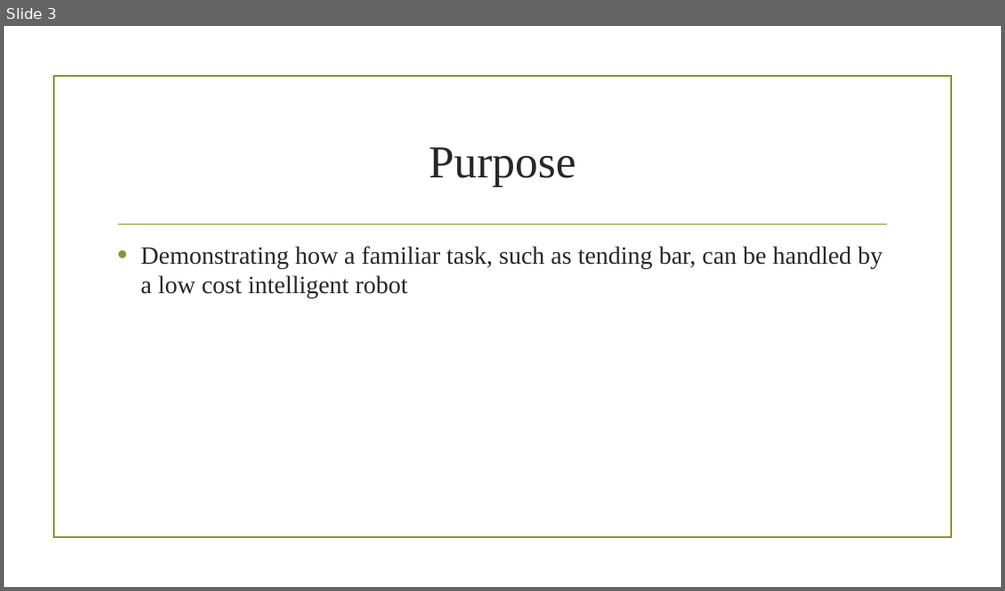
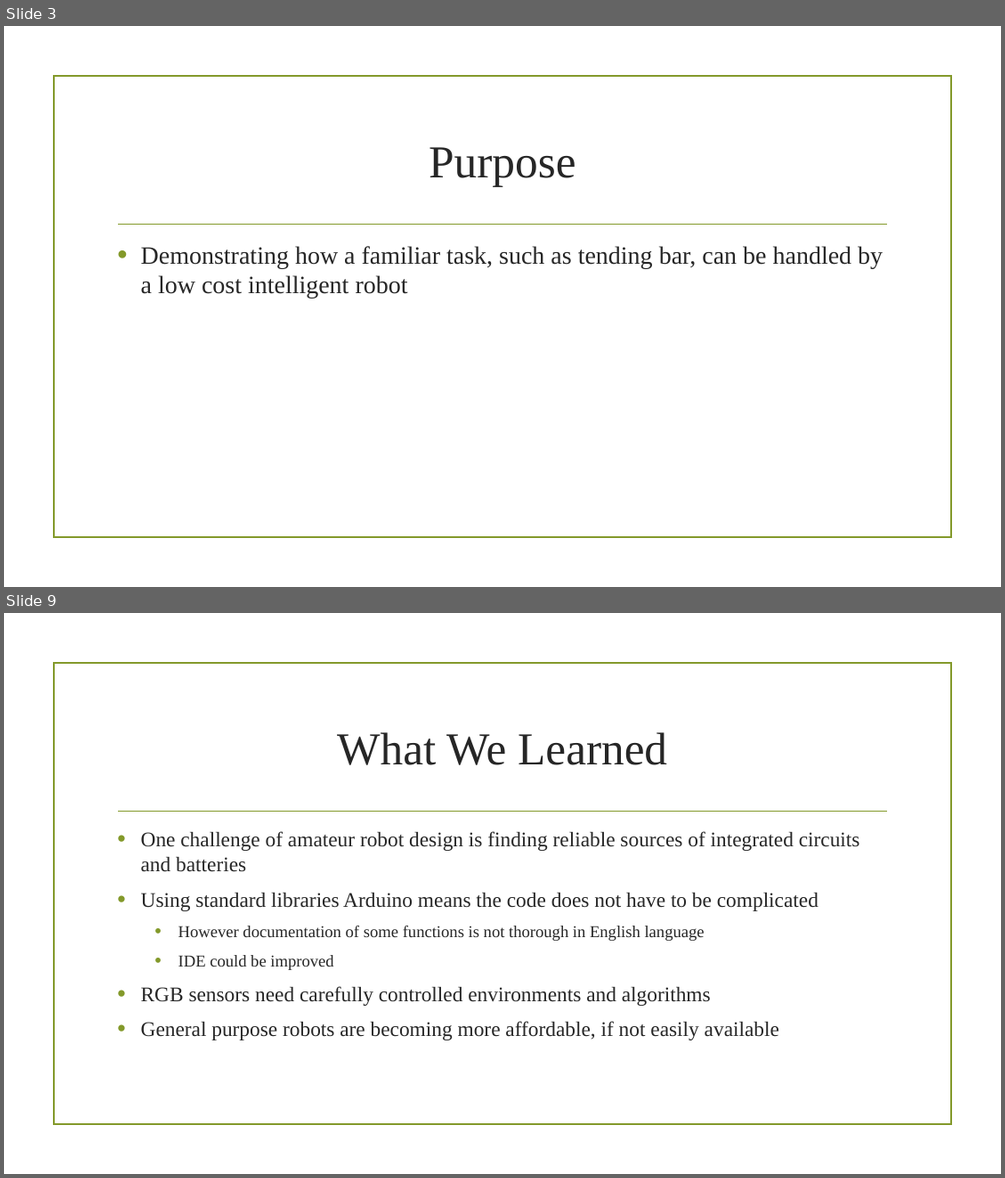
Before and after one commit to bwwagner/SP17-barbot, a slide deck: Presentation/conference-presentation.pptx. Shown one above the other, each under a label of ours: slide 3 before the commit, slides 3 and 9 after it; the slides between them are not shown. The pictures are 1005x591 and 1005x1178 pixels, drawn with LibreOffice and Linux fonts; fonts in the diff are those of the drawing; background and template pictures are left out. Boxes give left, top, right and bottom in pixels: in the first picture for what was removed or moved away, otherwise in the second. Text is boxed around its words. In the diff, an @@ line names an element or a change of style, - is before the commit and + after.

```diff
--- a/Presentation/conference-presentation.pptx
+++ b/Presentation/conference-presentation.pptx
@@ slide 9 added at bbox=[4, 613, 1001, 1174], background picture (left out); not listed: 2 template elements that a slide beside it also shows @@
@@ title added at bbox=[337, 732, 667, 765], 44 pt, text #262626 @@
+What We Learned
@@ text added at bbox=[141, 831, 860, 1040], 20 pt, text #262626 @@
+• One challenge of amateur robot design is finding reliable sources of integrated circuits and batteries
+• Using standard libraries Arduino means the code does not have to be complicated
+  • However documentation of some functions is not thorough in English language
+  • IDE could be improved
+• RGB sensors need carefully controlled environments and algorithms
+• General purpose robots are becoming more affordable, if not easily available
```
Also in this commit, not shown: 2 slides changed, 4 other slides added, 1 slide removed.
